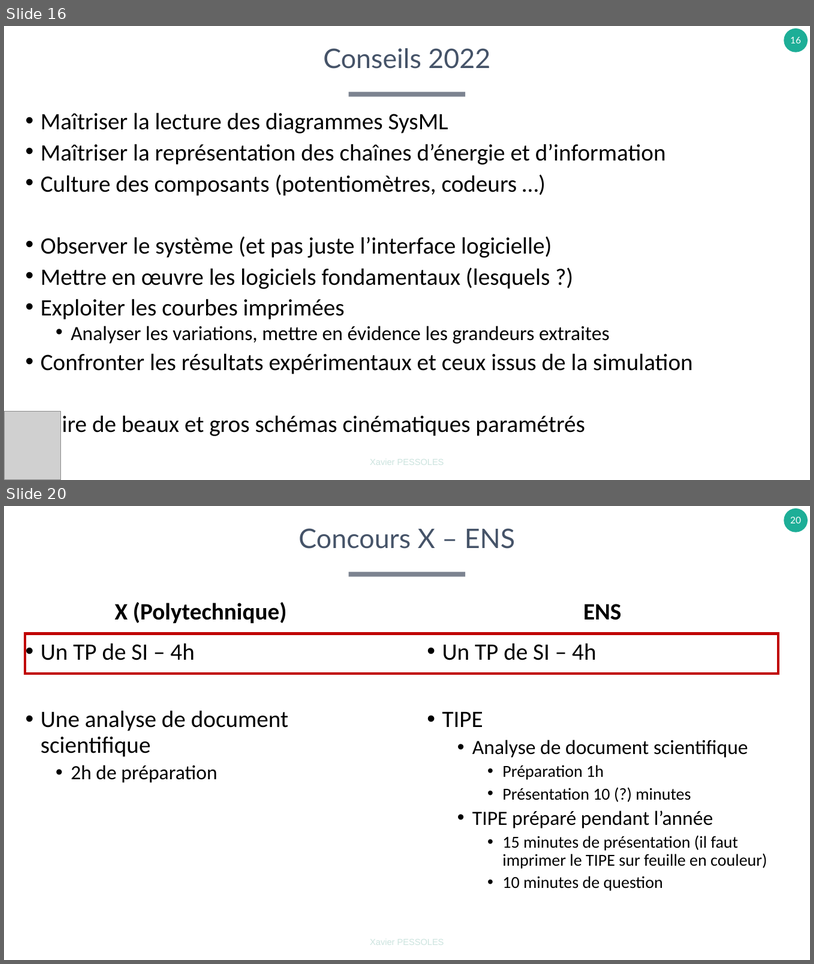
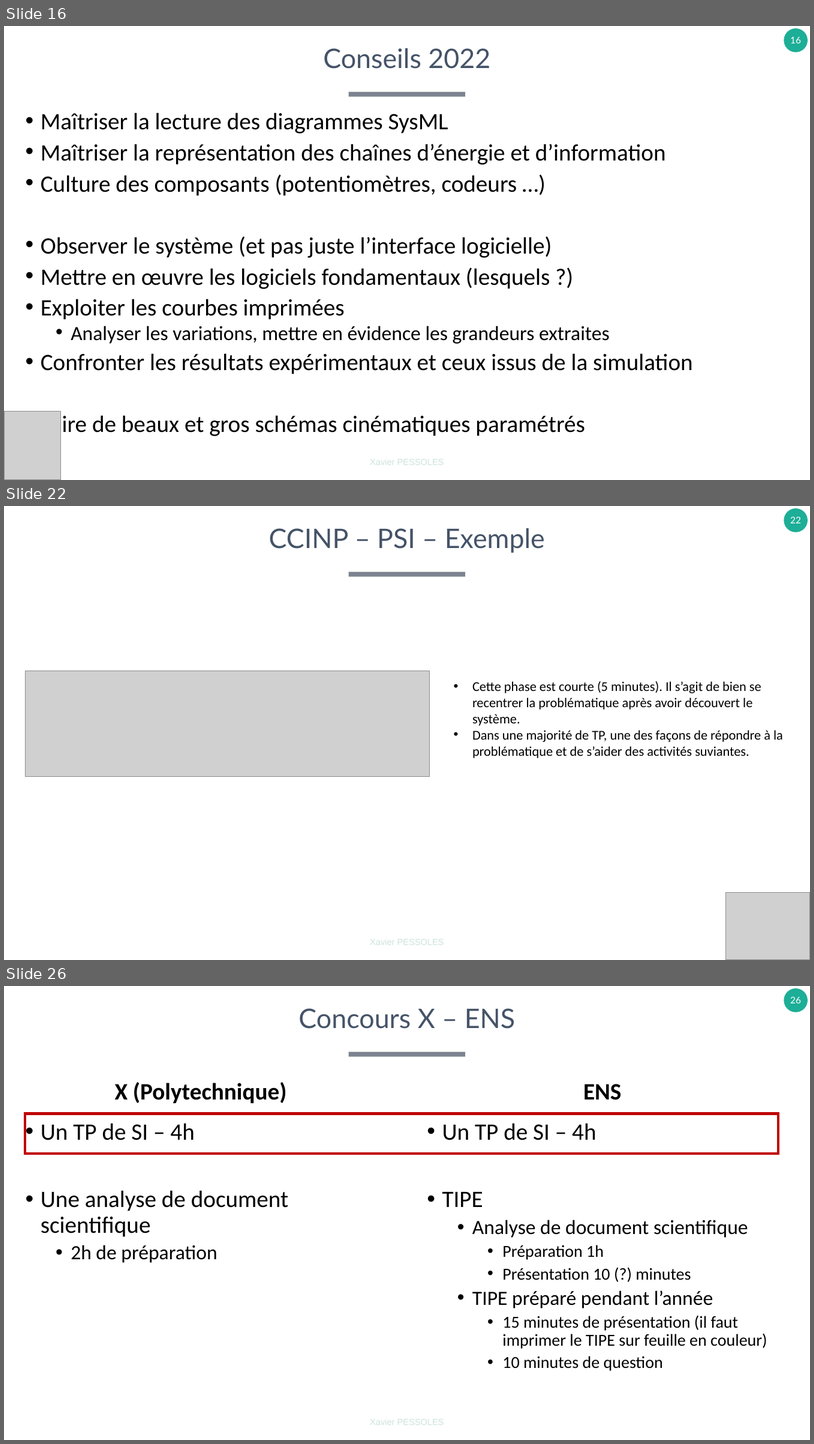
Before and after one commit to xpessoles/TP_Concours, a slide deck: A_Organisation/EpreuvesOralesCPGE.pptx. Shown one above the other, each under a label of ours: slides 16 and 20 before the commit, slides 16, 22 and 26 after it; the slides between them are not shown. The pictures are 814x964 and 814x1444 pixels, drawn with LibreOffice and Linux fonts; fonts in the diff are those of the drawing; grey boxes stand for pictures. Boxes give left, top, right and bottom in pixels: in the first picture for what was removed or moved away, otherwise in the second. Text is boxed around its words. In the diff, an @@ line names an element or a change of style, - is before the commit and + after.

```diff
--- a/A_Organisation/EpreuvesOralesCPGE.pptx
+++ b/A_Organisation/EpreuvesOralesCPGE.pptx
@@ slide 22 added at box(4, 506, 810, 960), background #FFFFFF; not listed: 2 template elements that a slide beside it also shows @@
@@ title added at box(269, 528, 545, 553), 32 pt, text #455368 @@
+CCINP – PSI – Exemple
@@ picture added at box(25, 670, 429, 777) @@
@@ text added at box(473, 681, 783, 758), 16 pt, text #000000 @@
+• Cette phase est courte (5 minutes). Il s’agit de bien se recentrer la problématique après avoir découvert le système.
+• Dans une majorité de TP, une des façons de répondre à la problématique et de s’aider des activités suviantes.
@@ picture added at box(726, 892, 810, 960) @@
@@ what was slide 20 is now slide 26 @@
@@ page number at box(791, 997, 801, 1003): text changed @@
-20
+26
```
Also in this commit, not shown: 3 slides changed, 5 other slides added.
